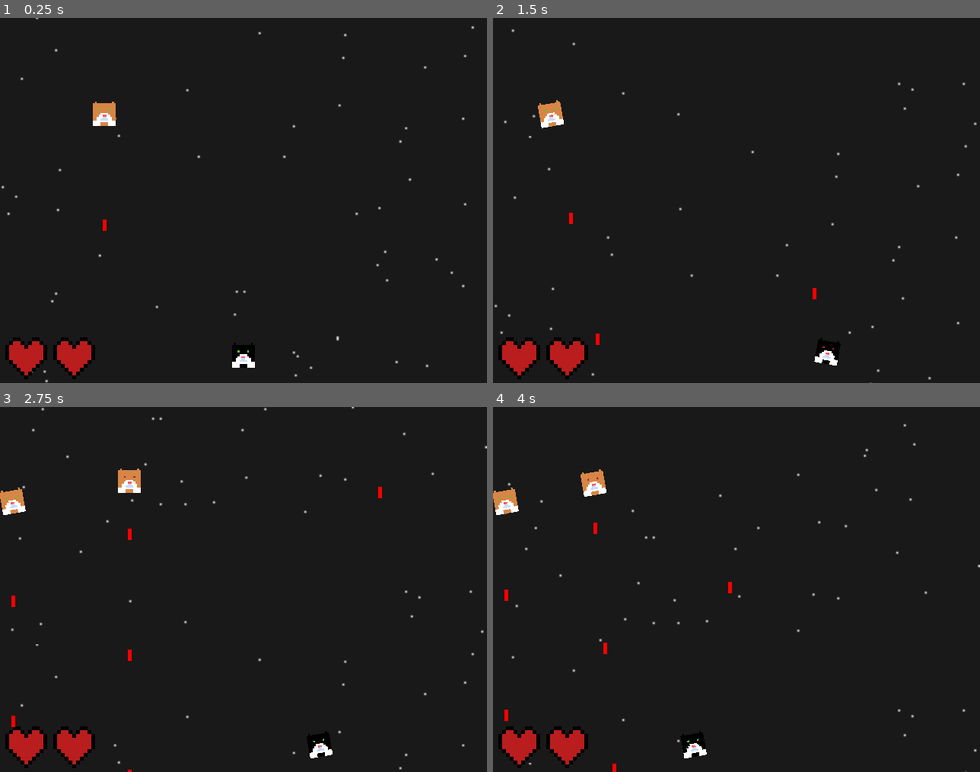
Above: before the commit, frames 1-4 (two rows, left to right).
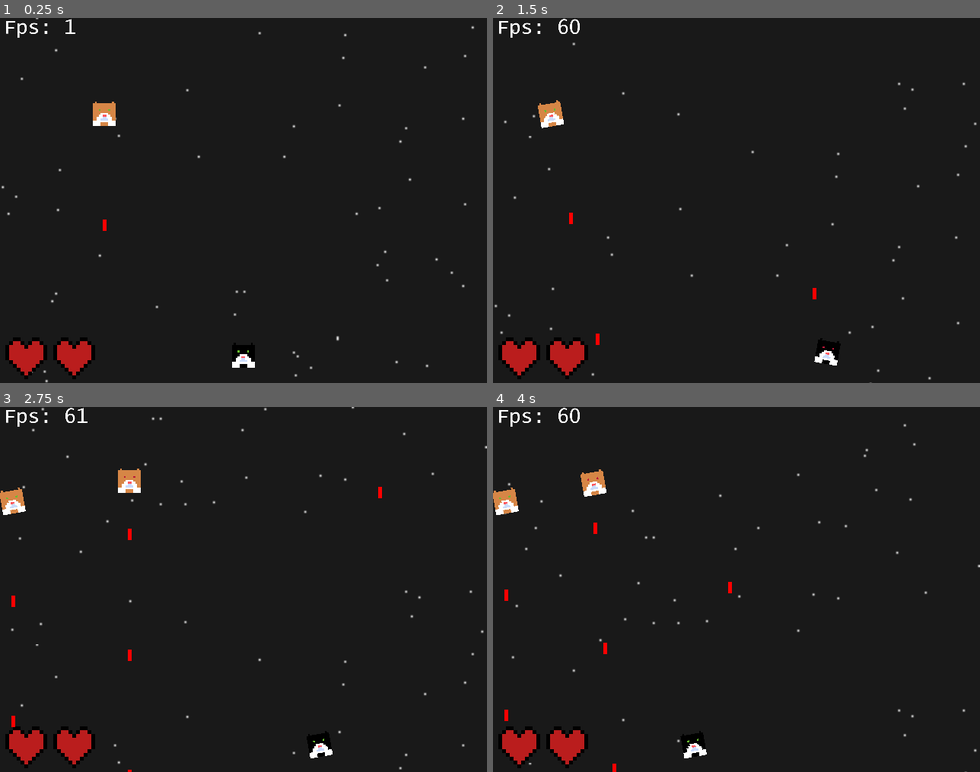
Above: after the commit, the same moments.

Repository: mrborghini/cat-game
Game: Godot game, scene res://scenes/main.tscn
The game is run twice, just before and just after one commit, with the same random seed, the same clock (stepped at 60 frames per second) and the same inputs.
Inputs (mouse positions are in pixels of both pictures, inside the frame that each line leads up to):
- Up to frame 1 (0.25 s): no input
- Up to frame 2 (1.5 s): move the mouse to (561, 32) at 0.52 s; hold D (right) from 0.53 s (still down); click (561, 32) at 0.6 s; move the mouse to (882, 255) at 1.27 s; click (882, 255) at 1.35 s
- Up to frame 3 (2.75 s): move the mouse to (97, 534) at 2.02 s; release D (right) at 2.03 s; hold A (left) from 2.03 s (still down); click (97, 534) at 2.1 s
- Up to frame 4 (4 s): keep holding A (left); move the mouse to (760, 589) at 2.77 s; click (760, 589) at 2.85 s; move the mouse to (663, 498) at 3.52 s; click (663, 498) at 3.6 s

The runs differ from the first frame. In frame 1, 0.1% of the frame differs, in the area x 1-16%, y 0-6%; in frame 2, 0.2%, in the area x 1-18%, y 0-6%; in frame 3, 0.2%; in frame 4, 0.2%.

Commit message:
Added lose screen

Diff:
--- /dev/null
+++ b/scenes/lose_screen.tscn
@@ -0,0 +1,65 @@
+[gd_scene load_steps=3 format=3 uid="uid://codwk21cgmbb"]
+
+[ext_resource type="FontFile" uid="uid://cfetcxoou3ucb" path="res://fonts/lucon.ttf" id="1_d4joh"]
+[ext_resource type="Script" path="res://scripts/blue_screen.gd" id="2_uv12m"]
+
+[node name="LoseScreen" type="Control"]
+layout_mode = 3
+anchors_preset = 15
+anchor_right = 1.0
+anchor_bottom = 1.0
+grow_horizontal = 2
+grow_vertical = 2
+
+[node name="ColorRect" type="ColorRect" parent="."]
+layout_mode = 1
+anchors_preset = 15
+anchor_right = 1.0
+anchor_bottom = 1.0
+grow_horizontal = 2
+grow_vertical = 2
+color = Color(0.00392157, 0, 0.501961, 1)
+
+[node name="RichTextLabel" type="RichTextLabel" parent="."]
+texture_filter = 1
+layout_mode = 1
+anchors_preset = 8
+anchor_left = 0.5
+anchor_top = 0.5
+anchor_right = 0.5
+anchor_bottom = 0.5
+offset_left = -128.0
+offset_top = -89.0
+offset_right = 368.0
+offset_bottom = 274.0
+grow_horizontal = 2
+grow_vertical = 2
+scale = Vector2(0.5, 0.5)
+theme_override_fonts/normal_font = ExtResource("1_d4joh")
+theme_override_font_sizes/normal_font_size = 10
+text = "A problem has been detected and Windows has been shut down to prevent damage to your computer.
+
+*** STOP: 0x0000007B (0xFFFFF880009A9928, 0xFFFFFFFFC0000034, 0x0000000000000000, 0x0000000000000000)
+
+INACCESSIBLE_BOOT_DEVICE
+
+If this is the first time you've seen this Stop error screen, restart your computer. If this screen appears again, follow these steps:
+
+Check to make sure any new hardware or software is properly installed. If this is a new installation, ask your hardware or software manufacturer for any Windows updates you might need.
+
+If problems continue, disable or remove any newly installed hardware or software. Disable BIOS memory options such as caching or shadowing. If you need to use Safe Mode to remove or disable components, restart your computer, press F8 to select Advanced Startup Options, and then select Safe Mode.
+
+Technical information:
+
+*** STOP: 0x0000007B (0xFFFFF880009A9928, 0xFFFFFFFFC0000034, 0x0000000000000000, 0x0000000000000000)
+
+Collecting data for crash dump...
+Initializing disk for crash dump...
+Beginning dump of physical memory.
+Dumping physical memory to disk: 0% ... 10% ... 50% ... 100%
+Physical memory dump complete.
+
+Contact your system administrator or technical support group for further assistance."
+fit_content = true
+scroll_active = false
+script = ExtResource("2_uv12m")
--- a/scenes/main.tscn
+++ b/scenes/main.tscn
@@ -7,6 +7,8 @@
 [ext_resource type="Script" path="res://scripts/enemy_spawner.gd" id="5_xy0s5"]
 [ext_resource type="Script" path="res://scripts/fps.gd" id="6_frtvy"]
 [ext_resource type="PackedScene" uid="uid://dfoc4fy3x0dho" path="res://scenes/hearts.tscn" id="7_n8ms2"]
+[ext_resource type="PackedScene" uid="uid://codwk21cgmbb" path="res://scenes/lose_screen.tscn" id="7_qgrfi"]
+[ext_resource type="FontFile" uid="uid://cfetcxoou3ucb" path="res://fonts/lucon.ttf" id="8_0mtpa"]
 
 [sub_resource type="RectangleShape2D" id="RectangleShape2D_i60oi"]
 size = Vector2(20, 193)
@@ -22,11 +24,12 @@
 zoom = Vector2(2.5, 2.5)
 script = ExtResource("3_21ks4")
 
-[node name="Player" parent="." instance=ExtResource("1_2werf")]
+[node name="Player" parent="." node_paths=PackedStringArray("death_screen") instance=ExtResource("1_2werf")]
 position = Vector2(0, 82)
 heart_sprite = ExtResource("7_n8ms2")
 heart_pos = Vector2(-115, 80)
 heart_margin = 25.0
+death_screen = NodePath("../Control/LoseScreen")
 
 [node name="Walls" type="StaticBody2D" parent="."]
 
@@ -56,13 +59,17 @@
 offset_right = 128.0
 offset_bottom = 96.0
 
+[node name="LoseScreen" parent="Control" instance=ExtResource("7_qgrfi")]
+z_index = 1
+layout_mode = 1
+
 [node name="FPS" type="RichTextLabel" parent="Control"]
 layout_mode = 0
 offset_left = 2.0
 offset_right = 669.0
 offset_bottom = 160.0
 scale = Vector2(0.105, 0.105)
+theme_override_fonts/normal_font = ExtResource("8_0mtpa")
 theme_override_font_sizes/normal_font_size = 100
 text = "Fps:"
 script = ExtResource("6_frtvy")
-show_fps = false
--- /dev/null
+++ b/scripts/blue_screen.gd
@@ -0,0 +1,28 @@
+extends RichTextLabel
+
+class_name BlueScreenMessage
+
+@export var letters_delay_ms: float = 1
+var current_message: String
+var i: int = 0
+var current_time: float = 0
+
+func _ready() -> void:
+	current_message = self.text
+	self.text = ""
+
+func _process(delta: float) -> void:
+	if not get_parent().visible:
+		return
+
+	current_time += delta
+	if current_time < letters_delay_ms / 1000:
+		return
+
+	current_time = 0
+
+	if len(current_message) - 1 == i:
+		return
+
+	self.text += current_message[i]
+	i += 1
--- a/scripts/entity.gd
+++ b/scripts/entity.gd
@@ -7,7 +7,7 @@
 @export var movement_speed: float = 50
 @export var horizontal_rotation_deg: float = 10
 @export var health: int = 2
-@export var shoot_delay: float = 0.3
+@export var shoot_delay_ms: float = 300
 @export var shoot_animation_speed: float = 3
 @export var projectile_damage: int = 1
 
@@ -64,6 +64,6 @@
 
 	last_shot_time += delta
 
-	if last_shot_time > shoot_delay:
+	if last_shot_time > shoot_delay_ms / 1000:
 		shoot_blocked = false
 		last_shot_time = 0
--- a/scripts/player.gd
+++ b/scripts/player.gd
@@ -4,6 +4,7 @@
 @export var heart_sprite: PackedScene
 @export var heart_pos: Vector2 = Vector2(-20, 20)
 @export var heart_margin: float = 5
+@export var death_screen: Control
 
 var hearts: Array[AnimatedSprite2D] = []
 var hearts_setup: bool = false
@@ -31,6 +32,12 @@
 		push_error("No projectile has been set")
 		assert(false, "No projectile has been set")
 
+	if !death_screen:
+		push_error("No death_screen has been set")
+		assert(false, "No death_screen has been set")
+
+	death_screen.visible = false
+
 func handle_controls() -> void:
 	if Input.is_action_pressed("left"):
 		if Input.is_action_pressed("right"):
@@ -51,6 +58,7 @@
 		return
 
 	if heart_index <= 0:
+		death_screen.visible = true
 		queue_free()
 
 	last_health = self.health
Binary file added: fonts/lucon.ttf
Not shown, added: fonts/lucon.ttf.import
Not shown: 1 places in scenes/main.tscn that only renumber resources
